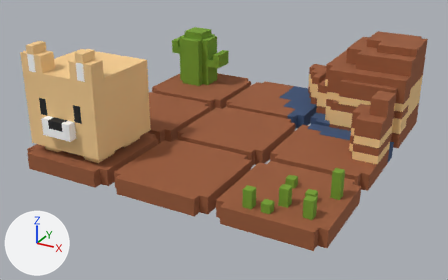
The OBJ model Assets/Models/Chapters/hard_four_tile.obj, before and after one commit.
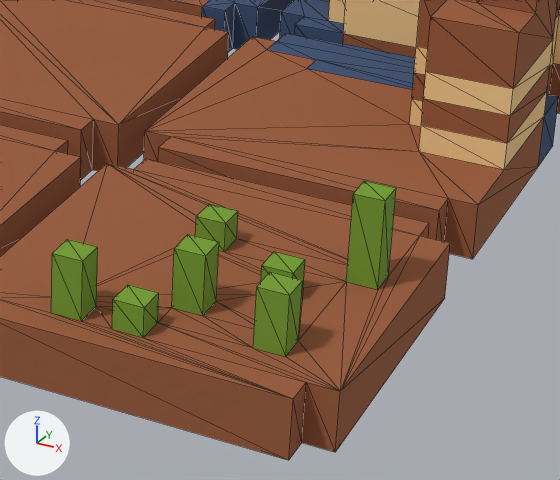
Each version appears first whole from a 50 mm lens placed at (3.44, -6.61, 3.59), pointed at (-0.02, -0.32, 0.44), and next in a close-up on the part from 51% to 88% of the width and 41% to 92% of the height. The axes (+X, +Y, +Z) are drawn at lower left. The lights are the same throughout. The older version's two pictures come first. The close-ups show mesh edges as thin lines. Where no turn or scale is listed for an object, it has been applied to the vertices. Vertices at exactly the same position are counted once.

Script lines for the objects in view, before the commit:
```python
me_untitled = bpy.data.meshes.new('Untitled')
me_untitled.from_pydata(...)  # 656 vertices, 1282 faces; spans x -1.9..1.9, y -1.9..1.9, z 0.3..1.8
me_untitled.materials.append(mat_palette)  # picture img_hard_four_tile_png
ob_untitled = bpy.data.objects.new('Untitled', me_untitled)
ob_untitled.location = (0.0, 0.0, 0.0)
```
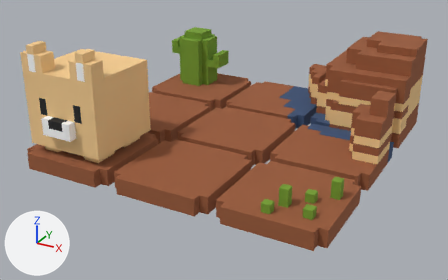
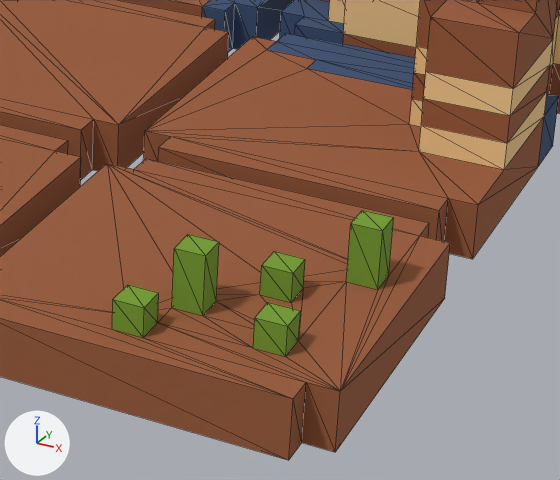
What differs and where, as boxes [x1, y1, x2, y2] in the close-ups (560 x 480 px):
part 1 of me_untitled, cut back: before [0, 163, 396, 398]; after [0, 163, 394, 398]

Edits to the bpy script that builds the scene:
```text
Change me_untitled:
    used by ob_untitled; location = (0.0, 0.0, 0.0)
    remove me_untitled.from_pydata(...)  # 656 vertices, 1282 faces; spans x -1.9..1.9, y -1.9..1.9, z 0.3..1.8
    add me_untitled.from_pydata(...)  # 640 vertices, 1250 faces; spans x -1.9..1.9, y -1.9..1.9, z 0.3..1.8
    me_untitled part 1
    16 vertices are removed from x 1.0..1.3, y -1.8..-1.1, z 0.5..0.7
    42 faces are deleted
    8 vertices in x 1.6..1.8, y -1.7..-1.1, z 0.7..0.8 move by (0.0, 0.0, -0.1)
    10 new faces join them
```
